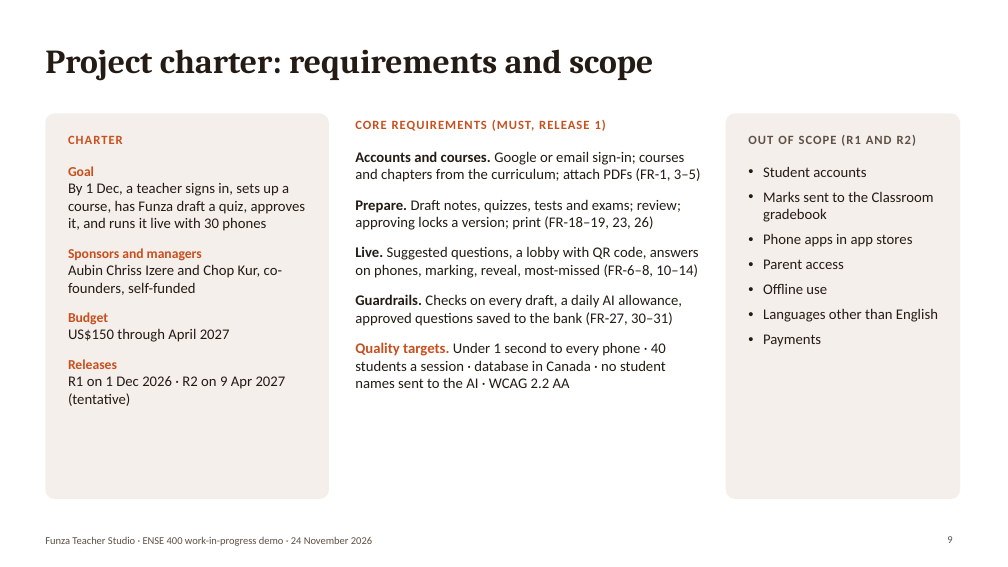
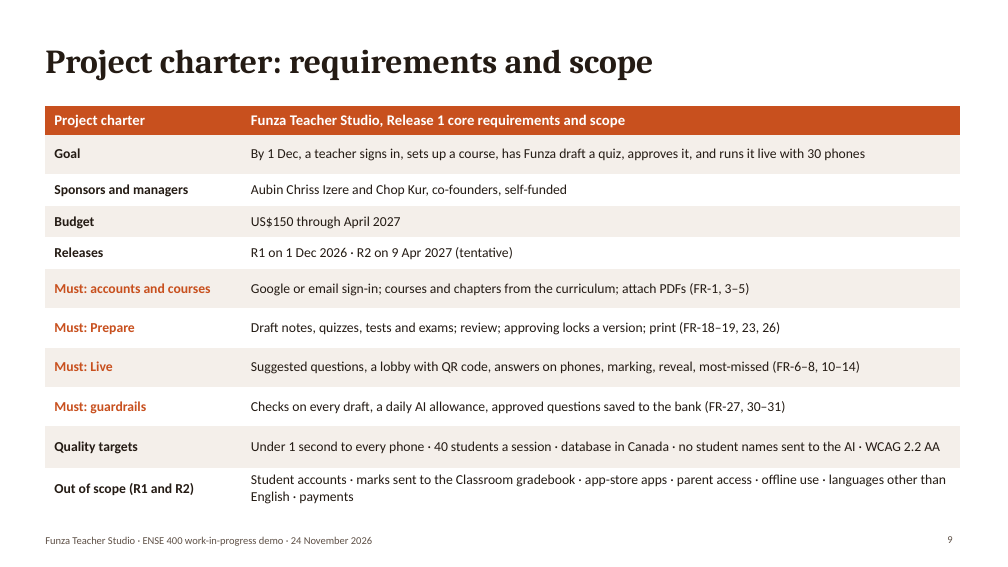
Before and after one commit to Binborg1/Final-2027, a slide deck: slide 9 of docs/06_presentations/01_work_in_progress_demo/01_work_in_progress_demo.pptx. Drawn at 1008x567 pixels with LibreOffice and Linux fonts; fonts in the diff are those of the drawing. Boxes give left, top, right and bottom in pixels: in the first picture for what was removed or moved away, otherwise in the second. Text is boxed around its words. In the diff, an @@ line names an element or a change of style, - is before the commit and + after.

Commit message:
Presentation modified

```diff
--- a/docs/06_presentations/01_work_in_progress_demo/01_work_in_progress_demo.pptx
+++ b/docs/06_presentations/01_work_in_progress_demo/01_work_in_progress_demo.pptx
@@ rounded rectangle removed at (45, 113, 329, 499) @@
@@ table added at (45, 106, 960, 508), 11 rows, 2 columns @@
+Project charter | Funza Teacher Studio, Release 1 core requirements and scope
+Goal | By 1 Dec, a teacher signs in, sets up a course, has Funza draft a quiz, approves it, and runs it live with 30 phones
+Sponsors and managers | Aubin Chriss Izere and Chop Kur, co-founders, self-funded
+Budget | US$150 through April 2027
+Releases | R1 on 1 Dec 2026 · R2 on 9 Apr 2027 (tentative)
+Must: accounts and courses | Google or email sign-in; courses and chapters from the curriculum; attach PDFs (FR-1, 3–5)
+Must: Prepare | Draft notes, quizzes, tests and exams; review; approving locks a version; print (FR-18–19, 23, 26)
+Must: Live | Suggested questions, a lobby with QR code, answers on phones, marking, reveal, most-missed (FR-6–8, 10–14)
+Must: guardrails | Checks on every draft, a daily AI allowance, approved questions saved to the bank (FR-27, 30–31)
+Quality targets | Under 1 second to every phone · 40 students a session · database in Canada · no student names sent to the AI · WCAG 2.2 AA
+Out of scope (R1 and R2) | Student accounts · marks sent to the Classroom gradebook · app-store apps · parent access · offline use · languages other than English · payments
@@ rounded rectangle removed at (726, 113, 960, 499) @@
@@ text removed at (68, 135, 123, 144) @@
-CHARTER
@@ text removed at (355, 120, 606, 131) @@
-CORE REQUIREMENTS (MUST, RELEASE 1)
@@ text removed at (748, 135, 916, 146) @@
-OUT OF SCOPE (R1 AND R2)
@@ text removed at (68, 166, 306, 406) @@
-Goal
-By 1 Dec, a teacher signs in, sets up a course, has Funza draft a quiz, approves it, and runs it live with 30 phones
-Sponsors and managers
-Aubin Chriss Izere and Chop Kur, co-founders, self-funded
-Budget
-US$150 through April 2027
-Releases
-R1 on 1 Dec 2026 · R2 on 9 Apr 2027 (tentative)
@@ text removed at (355, 151, 701, 388) @@
-Accounts and courses. Google or email sign-in; courses and chapters from the curriculum; attach PDFs (FR-1, 3–5)
-Prepare. Draft notes, quizzes, tests and exams; review; approving locks a version; print (FR-18–19, 23, 26)
-Live. Suggested questions, a lobby with QR code, answers on phones, marking, reveal, most-missed (FR-6–8, 10–14)
-Guardrails. Checks on every draft, a daily AI allowance, approved questions saved to the bank (FR-27, 30–31)
-Quality targets. Under 1 second to every phone · 40 students a session · database in Canada · no student names sent to the AI · WCAG 2.2 AA
@@ text removed at (763, 166, 938, 347) @@
-• Student accounts
-• Marks sent to the Classroom gradebook
-• Phone apps in app stores
-• Parent access
-• Offline use
-• Languages other than English
-• Payments
```
Also in this commit, not shown: 2 other slides changed, 3 other files.
